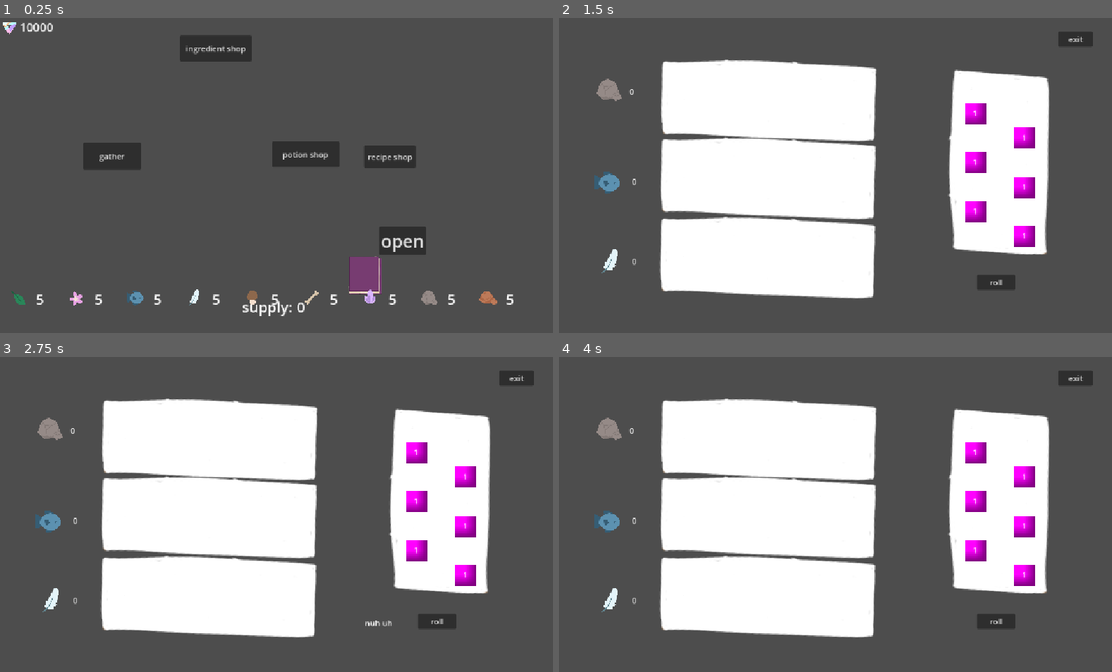
Above: before the commit, frames 1-4 (two rows, left to right).
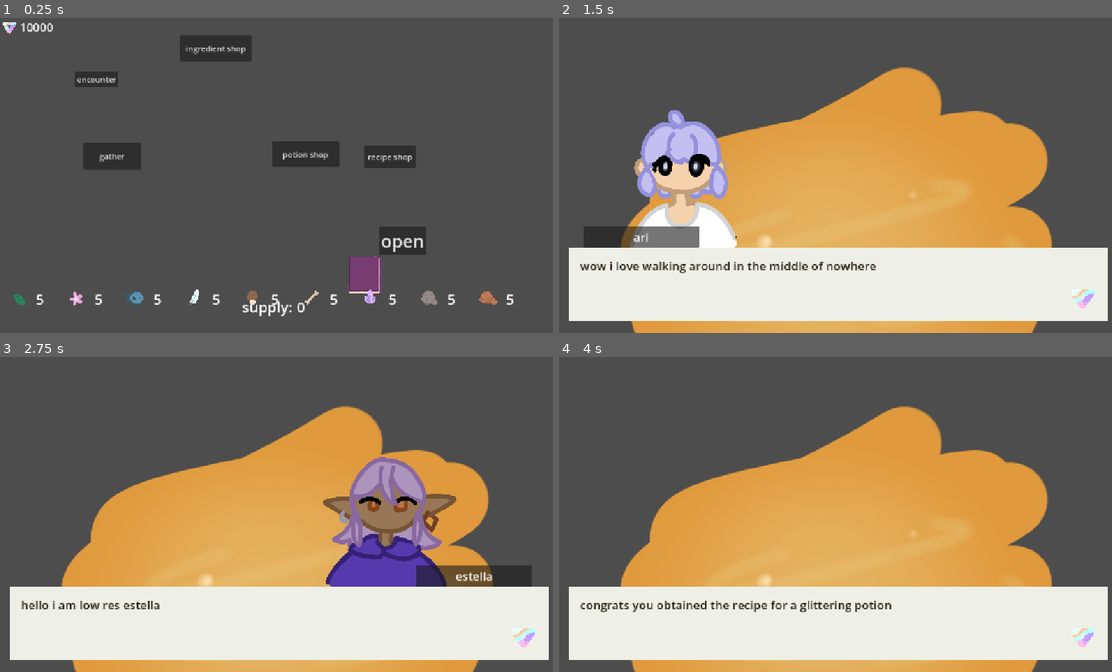
Above: after the commit, the same moments.

Repository: clairewsu/game
Game: Godot game, scene res://scenes/bigmain.tscn
The game is run twice, just before and just after one commit, with the same random seed, the same clock (stepped at 60 frames per second) and the same inputs. The engine's default icon, where the game draws it, is replaced by a stand-in: a white triangle on a blue panel in a dark square.
Inputs (mouse positions are in pixels of both pictures, inside the frame that each line leads up to):
- Up to frame 1 (0.25 s): no input
- Up to frame 2 (1.5 s): click (653, 77) at 0.5 s, where only the run after the commit has a clickable "encounter"; click (669, 156) at 1.25 s, where only the run before the commit has a clickable "gather"
- Up to frame 3 (2.75 s): tap Enter (enter) at 2 s; move the mouse to (403, 498) at 2.02 s; hold Enter (enter) from 2.03 s (still down); click (403, 498) at 2.17 s; tap Left (l) at 2.3 s
- Up to frame 4 (4 s): release Enter (enter) at 2.75 s; tap Space (space, bound only after the commit) at 2.75 s; drag from (730, 530) to (813, 577) at 2.77 s; tap Enter (enter) at 3.5 s; move the mouse to (896, 445) at 3.52 s; press the mouse at (896, 445) at 3.53 s; tap 1 (one) at 3.8 s

The runs differ from the first frame. In frame 1, 0.3% of the frame differs, in the area x 13-22%, y 17-22%; in frame 2, 62%, in the area x 1-100%, y 4-100%; in frame 3, 62%; in frame 4, 62%.

Commit message:
added rlly basic encounters with no special features

Diff:
--- a/project.godot
+++ b/project.godot
@@ -68,6 +68,11 @@
 "events": [Object(InputEventKey,"resource_local_to_scene":false,"resource_name":"","device":0,"window_id":0,"alt_presse …(194 unchanged characters)…
 ]
 }
+space={
+"deadzone": 0.2,
+"events": [Object(InputEventKey,"resource_local_to_scene":false,"resource_name":"","device":-1,"window_id":0,"alt_pressed":false,"shift_pressed":false,"ctrl_pressed":false,"meta_pressed":false,"pressed":false,"keycode":0,"physical_keycode":32,"key_label":0,"unicode":32,"location":0,"echo":false,"script":null)
+]
+}
 
 [physics]
 
--- /dev/null
+++ b/resources/encounters/encounter_estella.tres
@@ -0,0 +1,40 @@
+[gd_resource type="Resource" format=3 uid="uid://l2qcie63hxlj"]
+
+[ext_resource type="Texture2D" uid="uid://dd108b5fq4mjk" path="res://art/liquids/goldglittering_liquid.PNG" id="1_pbsgu"]
+[ext_resource type="Script" uid="uid://b73keh67kbykn" path="res://scripts/encounter_scripts/encounter_estella.gd" id="2_8y5v0"]
+[ext_resource type="Script" uid="uid://dtxqdmfssbsvf" path="res://scripts/encounterhelper.gd" id="3_i53jf"]
+[ext_resource type="Texture2D" uid="uid://bfc84b8njlyj1" path="res://art/characters/ari.PNG" id="4_ptva4"]
+[ext_resource type="Texture2D" uid="uid://wp1v8ishhfun" path="res://art/characters/estella.PNG" id="5_5rpxb"]
+
+[sub_resource type="Resource" id="Resource_wq072"]
+script = ExtResource("3_i53jf")
+speaker = "ari"
+texture = ExtResource("4_ptva4")
+text = "wow i love walking around in the middle of nowhere"
+metadata/_custom_type_script = "uid://dtxqdmfssbsvf"
+
+[sub_resource type="Resource" id="Resource_wmx04"]
+script = ExtResource("3_i53jf")
+speaker = "estella"
+position = 1
+texture = ExtResource("5_5rpxb")
+text = "hello i am low res estella"
+metadata/_custom_type_script = "uid://dtxqdmfssbsvf"
+
+[sub_resource type="Resource" id="Resource_s1jug"]
+script = ExtResource("3_i53jf")
+speaker = "estella"
+position = 1
+texture = ExtResource("5_5rpxb")
+text = "heres a random recipe bye"
+metadata/_custom_type_script = "uid://dtxqdmfssbsvf"
+
+[sub_resource type="Resource" id="Resource_tvisu"]
+script = ExtResource("3_i53jf")
+text = "congrats you obtained the recipe for a glittering potion"
+metadata/_custom_type_script = "uid://dtxqdmfssbsvf"
+
+[resource]
+script = ExtResource("2_8y5v0")
+bg = ExtResource("1_pbsgu")
+steps = Array[ExtResource("3_i53jf")]([SubResource("Resource_wq072"), SubResource("Resource_wmx04"), SubResource("Resource_s1jug"), SubResource("Resource_tvisu")])
--- /dev/null
+++ b/scenes/encounter.tscn
@@ -0,0 +1,15 @@
+[gd_scene format=3 uid="uid://dpsa1qsoerp68"]
+
+[ext_resource type="Script" uid="uid://bmp3ddmlbl7t5" path="res://scripts/encounter.gd" id="1_ensgf"]
+[ext_resource type="PackedScene" uid="uid://x57hihw7iq13" path="res://scenes/textengine.tscn" id="2_kb58x"]
+[ext_resource type="Texture2D" uid="uid://dd108b5fq4mjk" path="res://art/liquids/goldglittering_liquid.PNG" id="3_75kek"]
+
+[node name="Node" type="Node" unique_id=1341247739]
+script = ExtResource("1_ensgf")
+
+[node name="text" parent="." unique_id=1241614795 instance=ExtResource("2_kb58x")]
+
+[node name="bgtexture" type="TextureRect" parent="." unique_id=332939963]
+offset_right = 40.0
+offset_bottom = 40.0
+texture = ExtResource("3_75kek")
--- a/scenes/mainui.tscn
+++ b/scenes/mainui.tscn
@@ -70,4 +70,11 @@
 texture = ExtResource("2_payeh")
 expand_mode = 1
 
+[node name="encounter" type="Button" parent="." unique_id=790028802]
+offset_left = 153.0
+offset_top = 114.0
+offset_right = 241.0
+offset_bottom = 145.0
+text = "encounter"
+
 [connection signal="pressed" from="recipebookbutton" to="." method="_on_recipebook_pressed"]
--- /dev/null
+++ b/scenes/textengine.tscn
@@ -0,0 +1,68 @@
+[gd_scene format=3 uid="uid://x57hihw7iq13"]
+
+[ext_resource type="Script" uid="uid://b7besswe0l7b1" path="res://scripts/textengine.gd" id="1_bujcm"]
+[ext_resource type="Texture2D" uid="uid://u2vyoq5ngsyd" path="res://art/salt_icon.PNG" id="2_c5tn5"]
+[ext_resource type="Texture2D" uid="uid://bfc84b8njlyj1" path="res://art/characters/ari.PNG" id="2_nl23s"]
+
+[sub_resource type="StyleBoxFlat" id="StyleBoxFlat_nl23s"]
+bg_color = Color(0.93333334, 0.9411765, 0.90588236, 1)
+
+[node name="CanvasLayer" type="CanvasLayer" unique_id=1241614795]
+script = ExtResource("1_bujcm")
+
+[node name="Sprite2D" type="Sprite2D" parent="." unique_id=1580214560]
+position = Vector2(260, 392)
+scale = Vector2(0.42031524, 0.4644513)
+texture = ExtResource("2_nl23s")
+
+[node name="MarginContainer" type="MarginContainer" parent="." unique_id=1730123402]
+offset_left = 20.0
+offset_top = 475.0
+offset_right = 1120.0
+offset_bottom = 623.0
+
+[node name="Panel" type="Panel" parent="MarginContainer" unique_id=570029122]
+layout_mode = 2
+theme_override_styles/panel = SubResource("StyleBoxFlat_nl23s")
+
+[node name="MarginContainer" type="MarginContainer" parent="MarginContainer/Panel" unique_id=1018522077]
+layout_mode = 0
+offset_left = 23.0
+offset_top = 19.0
+offset_right = 1005.0
+offset_bottom = 129.0
+
+[node name="HBoxContainer" type="HBoxContainer" parent="MarginContainer/Panel/MarginContainer" unique_id=871074617]
+layout_mode = 2
+
+[node name="Label" type="Label" parent="MarginContainer/Panel/MarginContainer/HBoxContainer" unique_id=1691748483]
+layout_mode = 2
+size_flags_horizontal = 3
+size_flags_vertical = 1
+theme_override_colors/font_color = Color(0.14509805, 0.10980392, 0.05882353, 1)
+theme_override_font_sizes/font_size = 24
+text = "blah blah blah blaowshiwedeuhiowdjeuhfhceyioeidcjhuefygcteficoepdcoekijc sksjsjs sikdjcjdkdkd issjski"
+autowrap_mode = 2
+
+[node name="nextarrow" type="TextureRect" parent="." unique_id=292042253]
+offset_left = 1036.0
+offset_top = 547.0
+offset_right = 1106.0
+offset_bottom = 611.0
+texture = ExtResource("2_c5tn5")
+expand_mode = 1
+
+[node name="namecontainer" type="MarginContainer" parent="." unique_id=1215411192]
+offset_left = 21.0
+offset_top = 431.0
+offset_right = 257.0
+offset_bottom = 475.0
+
+[node name="Panel" type="Panel" parent="namecontainer" unique_id=1602022510]
+layout_mode = 2
+
+[node name="Label" type="Label" parent="namecontainer" unique_id=1833587755]
+layout_mode = 2
+theme_override_font_sizes/font_size = 24
+text = "ur mom"
+horizontal_alignment = 1
--- a/scripts/bigmain.gd
+++ b/scripts/bigmain.gd
@@ -4,6 +4,7 @@
 var shop_ingredient_scene=preload("res://scenes/shop_ingredient.tscn")
 var shop_potion_scene=preload("res://scenes/shop_potion.tscn")
 var shop_recipe_scene=preload("res://scenes/shop_recipe.tscn")
+var encounter_scene=preload("res://scenes/encounter.tscn")
 var decor_scene=preload("res://scenes/decor.tscn")
 @export var object_scene:PackedScene
 @export var menu_scene:PackedScene
@@ -23,6 +24,7 @@
 	$ui/ingredientshop.pressed.connect(_on_ingredientshop)
 	$ui/potionshop.pressed.connect(_on_potionshop)
 	$ui/recipeshop.pressed.connect(_on_recipeshop)
+	$ui/encounter.pressed.connect(_on_encounter)
 	$moneycount/Label.text=str(Global.default_moneys)
 	$recipebook.hide()
 	cards=DeckManager.cards
@@ -72,6 +74,19 @@
 	$moneycount.hide()
 	visible=false
 	recipeshop.tree_exited.connect(_on_close)
+
+func _on_encounter():
+	var encounter=encounter_scene.instantiate()
+	var encounters=[]
+	for file in DirAccess.get_files_at("res://resources/encounters/"):
+		if file.ends_with(".tres"):
+			encounters.append(file)
+	encounter.data=load("res://resources/encounters/"+encounters.pick_random())
+	add_child(encounter)
+	$ui.hide()
+	$moneycount.hide()
+	visible=false
+	encounter.tree_exited.connect(_on_close)
 
 func show_menu():
 	var x=1
--- /dev/null
+++ b/scripts/encounter.gd
@@ -0,0 +1,18 @@
+extends Node
+var data:eventdata
+
+# Called when the node enters the scene tree for the first time.
+func _ready() -> void:
+	$text.done.connect(_on_done)
+	$bgtexture.texture=data.bg
+	for i in data.steps:
+		$text.queue_text(i.speaker,i.text,i.position,i.texture)
+
+
+# Called every frame. 'delta' is the elapsed time since the previous frame.
+func _process(delta: float) -> void:
+	pass
+
+func _on_done():
+	data.on_done()
+	self.queue_free()
--- /dev/null
+++ b/scripts/encounter_scripts/encounter_estella.gd
@@ -0,0 +1,14 @@
+extends eventdata
+
+
+# Called when the node enters the scene tree for the first time.
+func _ready() -> void:
+	pass
+
+
+# Called every frame. 'delta' is the elapsed time since the previous frame.
+func _process(delta: float) -> void:
+	pass
+
+func on_done():
+	DeckManager.addtobook("glittering potion")
--- /dev/null
+++ b/scripts/encounter_scripts/encounter_pickingredient.gd
@@ -0,0 +1,11 @@
+extends Node
+
+
+# Called when the node enters the scene tree for the first time.
+func _ready() -> void:
+	pass # Replace with function body.
+
+
+# Called every frame. 'delta' is the elapsed time since the previous frame.
+func _process(delta: float) -> void:
+	pass
--- /dev/null
+++ b/scripts/encounterhelper.gd
@@ -0,0 +1,15 @@
+extends Resource
+class_name encounterhelper
+@export var speaker:String
+@export var position:int
+@export var texture:Texture
+@export_multiline var text:String
+
+# Called when the node enters the scene tree for the first time.
+func _ready() -> void:
+	pass # Replace with function body.
+
+
+# Called every frame. 'delta' is the elapsed time since the previous frame.
+func _process(delta: float) -> void:
+	pass
--- /dev/null
+++ b/scripts/eventdata.gd
@@ -0,0 +1,16 @@
+extends Resource
+class_name eventdata
+@export var bg:Texture
+@export var steps:Array[encounterhelper]
+
+# Called when the node enters the scene tree for the first time.
+func _ready() -> void:
+	pass # Replace with function body.
+
+
+# Called every frame. 'delta' is the elapsed time since the previous frame.
+func _process(delta: float) -> void:
+	pass
+
+func on_done():
+	pass
--- /dev/null
+++ b/scripts/textengine.gd
@@ -0,0 +1,73 @@
+extends CanvasLayer
+@onready var text=$MarginContainer/Panel/MarginContainer/HBoxContainer/Label
+@onready var speaker=$namecontainer/Label
+var tween:Tween
+var queue=[]
+var speaker_queue=[]
+var position_queue=[]
+var texture_queue=[]
+signal done
+
+enum state {ready,reading,finished}
+var current_state=state.ready
+
+# Called when the node enters the scene tree for the first time.
+func _ready() -> void:
+	hide_text()
+
+# Called every frame. 'delta' is the elapsed time since the previous frame.
+func _process(delta: float) -> void:
+	match current_state:
+		state.ready:
+			if not queue.is_empty():
+				show_text()
+			else:
+				done.emit()
+		state.reading:
+			if Input.is_action_just_pressed("enter") or Input.is_action_just_pressed("move") or Input.is_action_just_pressed("space"):
+				text.visible_ratio=1
+				tween.stop()
+				change_state(state.finished)
+		state.finished:
+			$nextarrow.show()
+			if Input.is_action_just_pressed("enter") or Input.is_action_just_pressed("move") or Input.is_action_just_pressed("space"):
+				change_state(state.ready)
+				hide_text()
+
+func hide_text():
+	text.text=""
+	$nextarrow.hide()
+
+func show_text():
+	change_state(state.reading)
+	var words=queue.pop_front()
+	var current_speaker=speaker_queue.pop_front()
+	var current_position=position_queue.pop_front()
+	$Sprite2D.texture=texture_queue.pop_front()
+	if current_speaker=="":
+		$namecontainer.hide()
+	else:
+		$namecontainer.show()
+		speaker.text=current_speaker
+	if current_position==0:
+		$namecontainer.position=Vector2(50,430)
+		$Sprite2D.position=Vector2(260,390)
+	elif current_position==1:
+		$namecontainer.position=Vector2(850,430)
+		$Sprite2D.position=Vector2(800,390)
+	text.text=words
+	$MarginContainer.show()
+	text.visible_ratio=0
+	tween=create_tween()
+	tween.tween_property(text,"visible_ratio",1,len(words)*.03)
+	await tween.finished
+	change_state(state.finished)
+
+func change_state(next_state):
+	current_state=next_state
+
+func queue_text(speaker,next_text,position,texture):
+	speaker_queue.push_back(speaker)
+	queue.push_back(next_text)
+	position_queue.push_back(position)
+	texture_queue.push_back(texture)
Not shown, added: scripts/encounter.gd.uid
Not shown, added: scripts/encounter_scripts/encounter_estella.gd.uid
Not shown, added: scripts/encounter_scripts/encounter_pickingredient.gd.uid
Not shown, added: scripts/encounterhelper.gd.uid
Not shown, added: scripts/eventdata.gd.uid
Not shown, added: scripts/textengine.gd.uid
